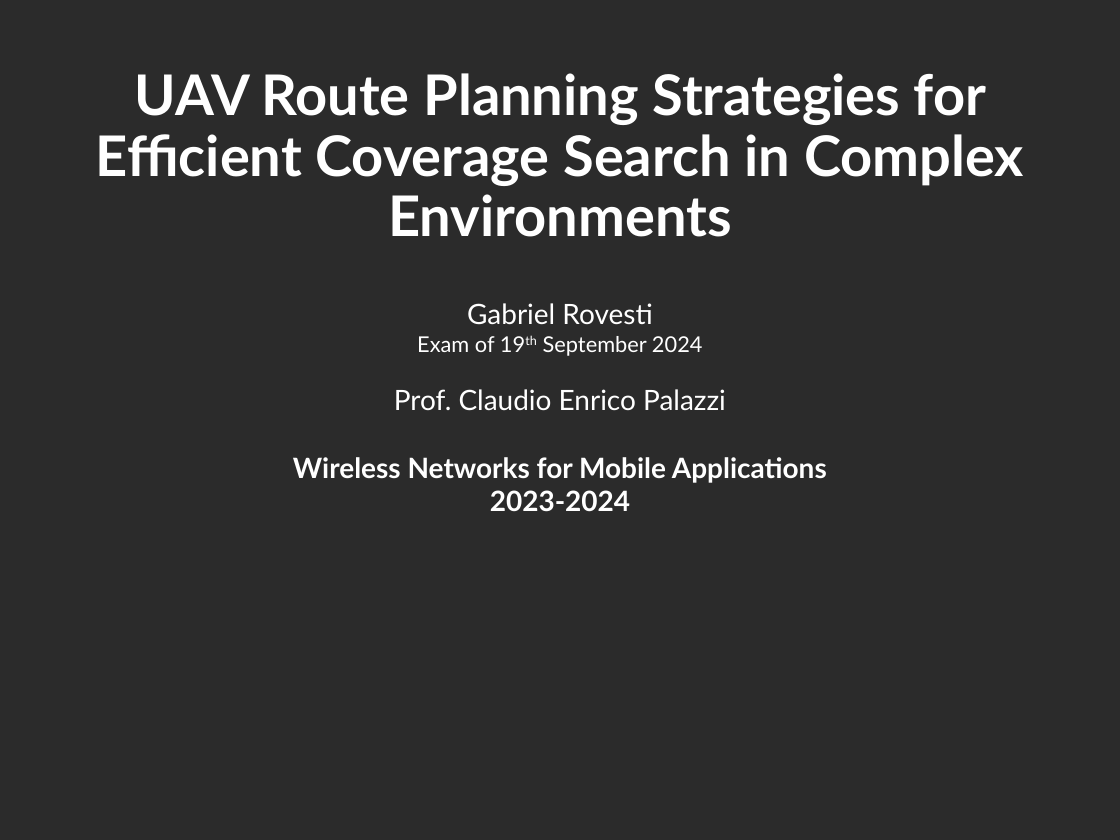
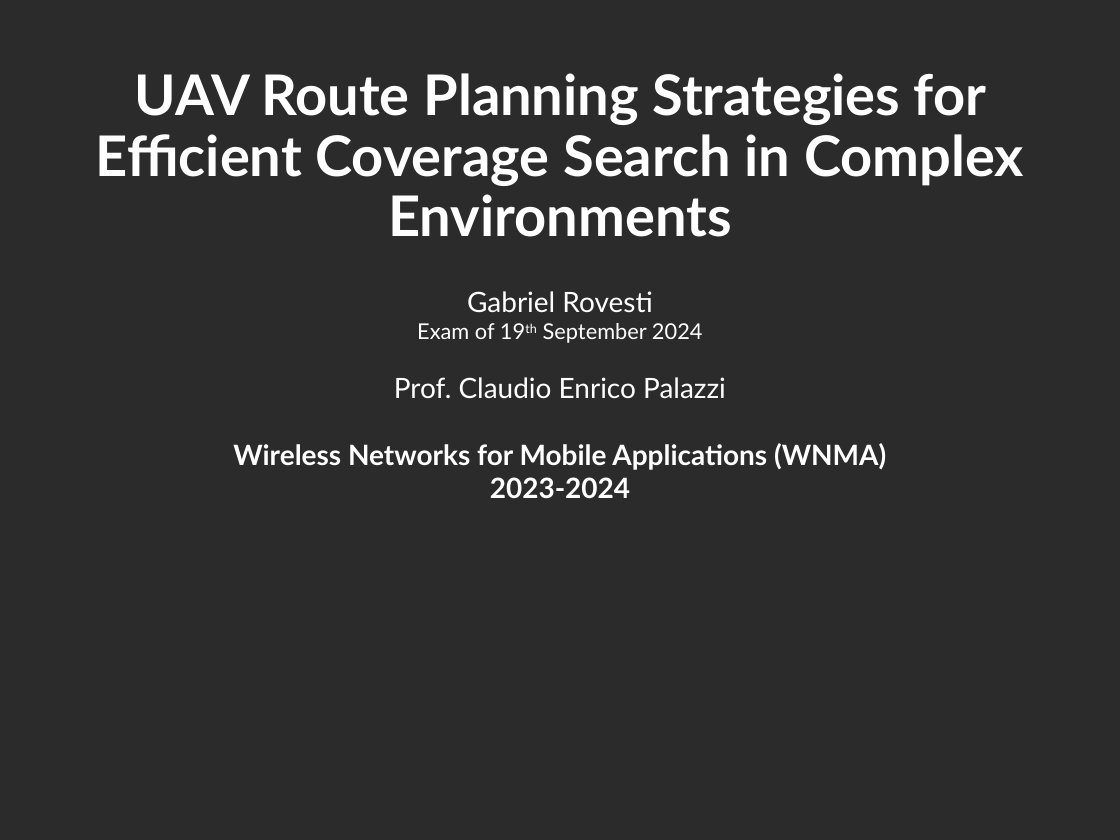
Before and after one commit to gabrielrovesti/WNMA-UAV-Route-Planning-Survey, a slide deck: slide 1 of 2 - Slides/UAV Route Planning Strategies.pptx. Drawn at 1120x840 pixels with LibreOffice and Linux fonts; fonts in the diff are those of the drawing; background and template pictures are left out; a plain dark background stands for a picture behind light text. Boxes give left, top, right and bottom in pixels: in the first picture for what was removed or moved away, otherwise in the second. Text is boxed around its words. In the diff, an @@ line names an element or a change of style, - is before the commit and + after.

```diff
--- a/2 - Slides/UAV Route Planning Strategies.pptx
+++ b/2 - Slides/UAV Route Planning Strategies.pptx
@@ subtitle "Gabriel Rovesti": place and size @@
-subtitle "Gabriel Rovesti" at (293,303,827,512)
+subtitle "Gabriel Rovesti" at (233,291,886,499)
@@ subtitle at (233,443,886,470): text changed @@
-Wireless Networks for Mobile Applications
+Wireless Networks for Mobile Applications (WNMA)
```
Also in this commit, not shown: 18 other slides changed, 1 slide added, 1 slide removed, 1 other file.
